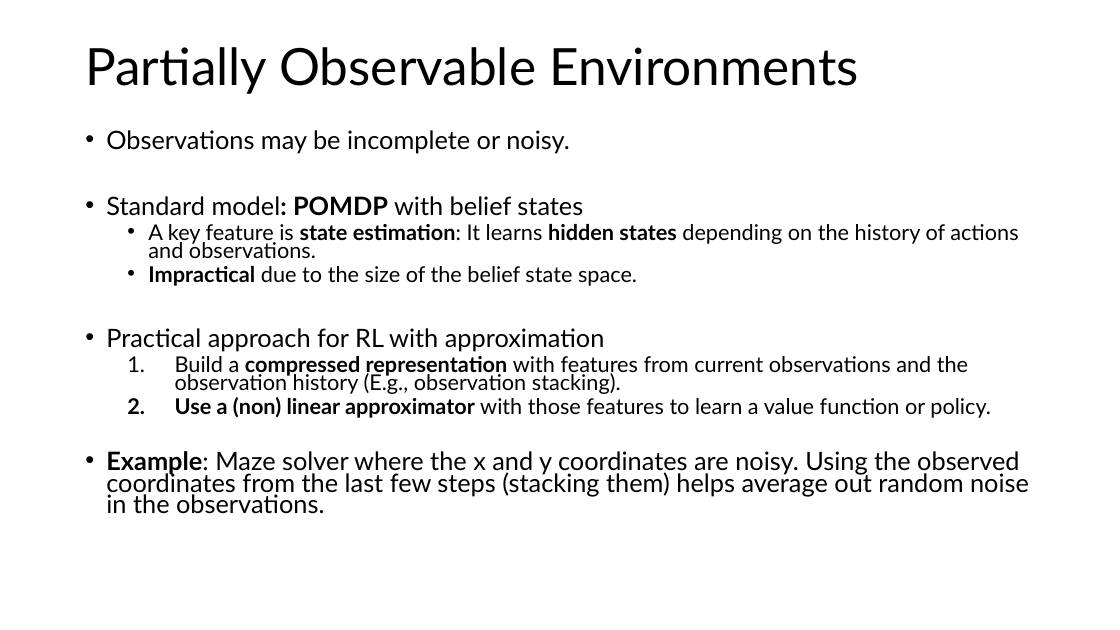
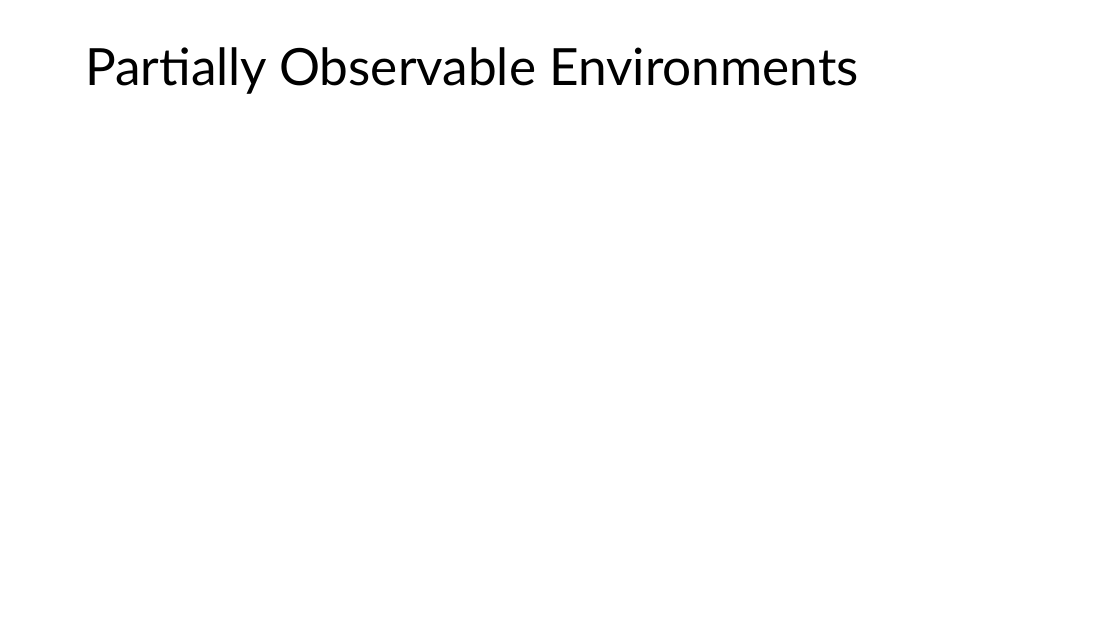
Before and after one commit to mhahsler/Introduction_to_Reinforcement_Learning, a slide deck: slide 42 of slides/Lecture_Chapter09.pptx. Drawn at 1120x630 pixels with LibreOffice and Linux fonts; fonts in the diff are those of the drawing; grey boxes stand for pictures. Boxes give left, top, right and bottom in pixels: in the first picture for what was removed or moved away, otherwise in the second. Text is boxed around its words. In the diff, an @@ line names an element or a change of style, - is before the commit and + after.

```diff
--- a/slides/Lecture_Chapter09.pptx
+++ b/slides/Lecture_Chapter09.pptx
@@ text removed at box(106, 130, 1029, 514) @@
-• Observations may be incomplete or noisy.
-• Standard model: POMDP with belief states
-  • A key feature is state estimation: It learns hidden states depending on the history of actions and observations.
-  • Impractical due to the size of the belief state space.
-• Practical approach for RL with approximation
-  1. Build a compressed representation with features from current observations and the observation history (E.g., observation stacking).
-  2. Use a (non) linear approximator with those features to learn a value function or policy.
-• Example: Maze solver where the x and y coordinates are noisy. Using the observed coordinates from the last few steps (stacking them) helps average out random noise in the observations.
```
Also in this commit, not shown: 2 other slides changed, 1 other file.
